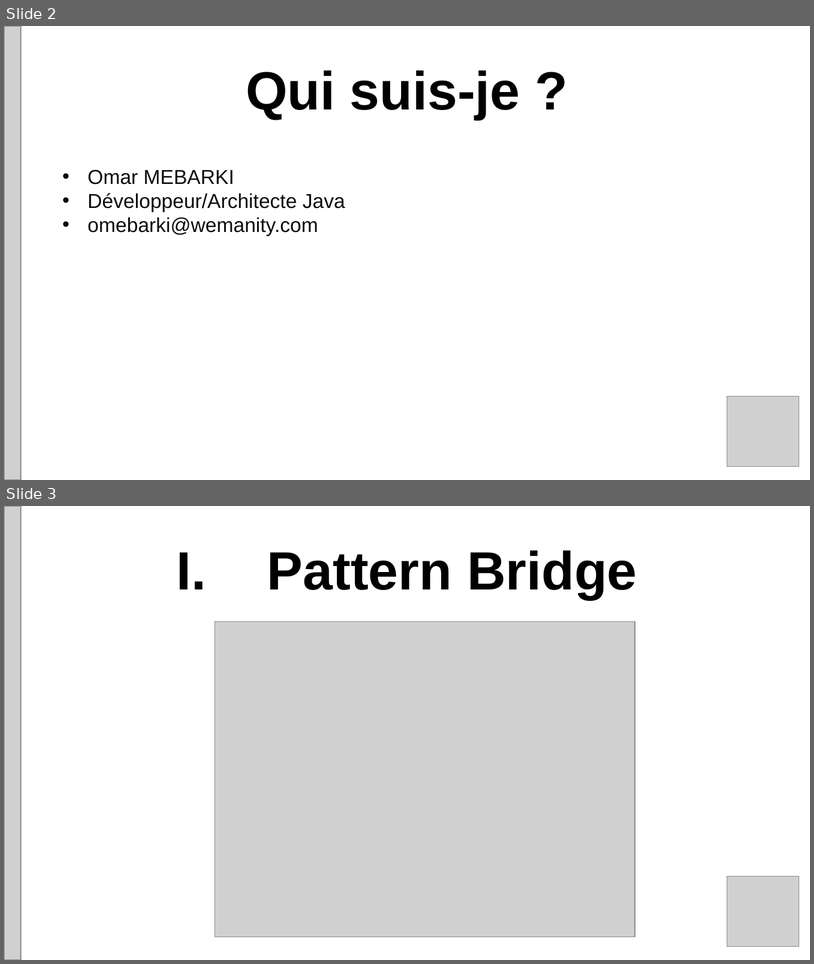
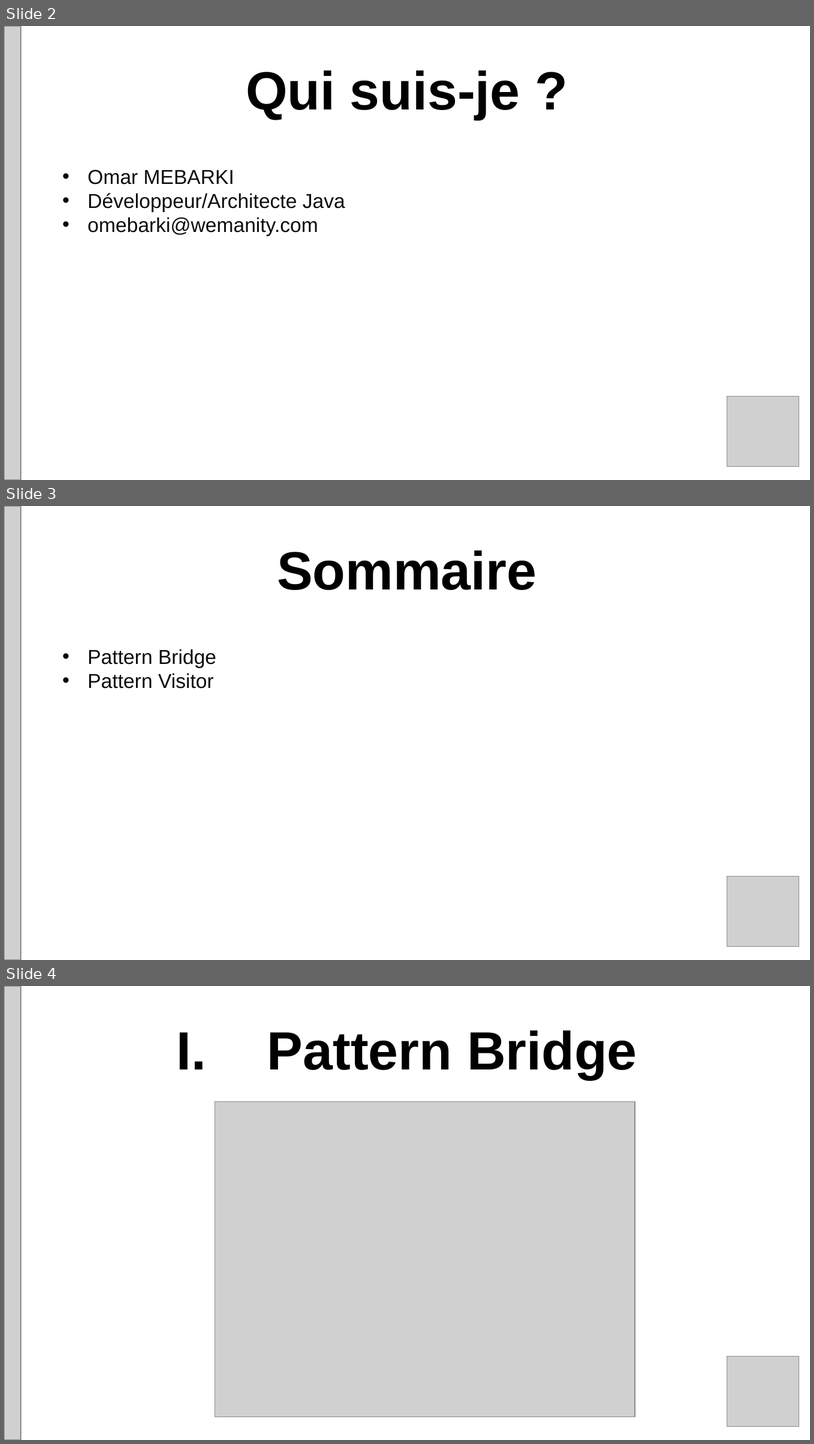
Before and after one commit to omebarki/meetuppatterns, a slide deck: doc/PatternsWesquad.pptx. Shown one above the other, each under a label of ours: slides 2 and 3 before the commit, slides 2, 3 and 4 after it. The pictures are 814x964 and 814x1444 pixels, drawn with LibreOffice and Linux fonts; fonts in the diff are those of the drawing; grey boxes stand for pictures. Boxes give left, top, right and bottom in pixels: in the first picture for what was removed or moved away, otherwise in the second. Text is boxed around its words. In the diff, an @@ line names an element or a change of style, - is before the commit and + after.

```diff
--- a/doc/PatternsWesquad.pptx
+++ b/doc/PatternsWesquad.pptx
@@ slide 3 added at box(4, 506, 810, 960), background #FFFFFF @@
@@ picture added at box(4, 506, 21, 960) @@
@@ text added at box(277, 550, 537, 590), 48 pt, text #000000, bold @@
+Sommaire
@@ text added at box(87, 649, 216, 688), 18 pt, text #0C0C0C @@
+• Pattern Bridge
+• Pattern Visitor
@@ picture added at box(728, 876, 799, 946) @@
@@ what was slide 3 is now slide 4 @@
```
Also in this commit, not shown: 7 other slides added.
